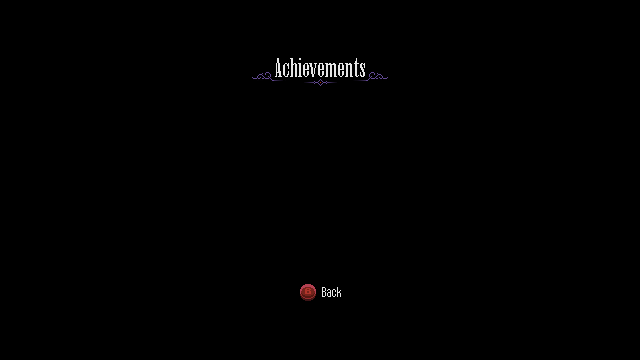
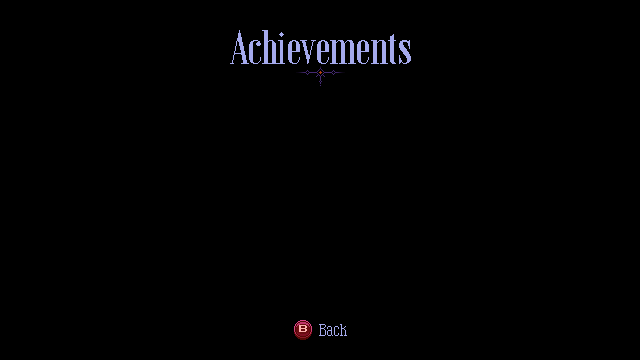
Layer changes from the first 640x360 image to the second:
renamed "title" to "header", painted on it over box(230, 30, 411, 86)
painted on "back_xbox_0" over box(294, 284, 347, 340)
